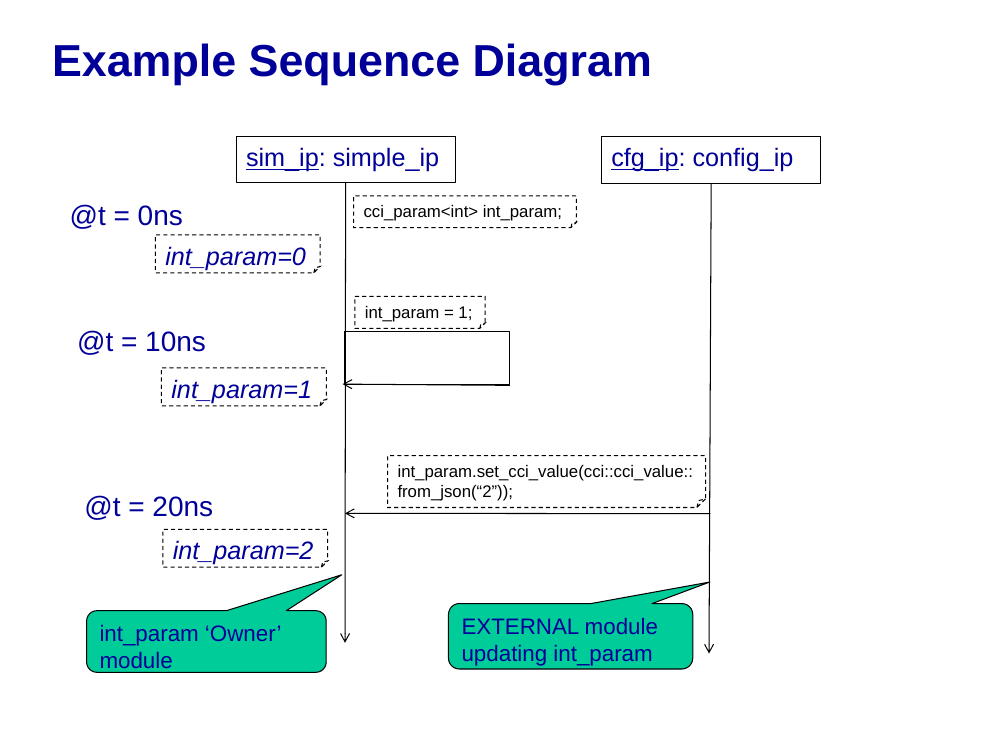
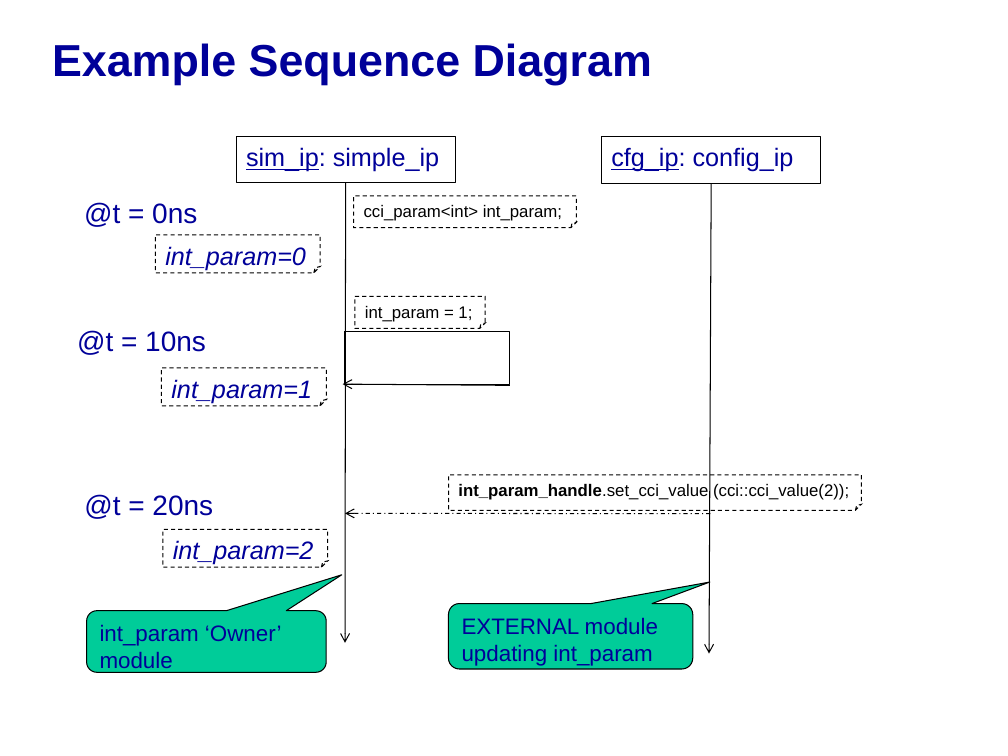
Before and after one commit to accellera-official/cci, a slide deck: slide 3 of examples/ex01_Simple_Int_Param/docs/ex01_Simple_Int_Param.ppt. Drawn at 1008x756 pixels with LibreOffice and Linux fonts; fonts in the diff are those of the drawing; background and template pictures are left out. Boxes give left, top, right and bottom in pixels: in the first picture for what was removed or moved away, otherwise in the second. Text is boxed around its words. In the diff, an @@ line names an element or a change of style, - is before the commit and + after.

Commit message:
PPT terminology updates and cleanup
Update the tutorial and examples PowerPoint presentations to reflect
changes in terminology and perform general cleanup.

```diff
--- a/examples/ex01_Simple_Int_Param/docs/ex01_Simple_Int_Param.ppt
+++ b/examples/ex01_Simple_Int_Param/docs/ex01_Simple_Int_Param.ppt
@@ text "@t = 0ns": place and size @@
-text "@t = 0ns" at (70,204,183,229)
+text "@t = 0ns" at (84,202,197,227)
@@ folded corner "int_param_handle.set_cci_value (cci::cci_value(2));": place and size @@
-folded corner "int_param_handle.set_cci_value (cci::cci_value(2));" at (388,456,706,507)
+folded corner "int_param_handle.set_cci_value (cci::cci_value(2));" at (449,475,862,510)
@@ text in folded corner at (458,484,849,500): text changed @@
-int_param.set_cci_value(cci::cci_value::from_json(“2”));
+int_param_handle.set_cci_value (cci::cci_value(2));
@@ arrow (711, 514) - (345, 513): stroke #000000 0.74 pt to #000000 0.74 pt dashed @@
```
Also in this commit, not shown: 1 other slide changed, 10 other files.
